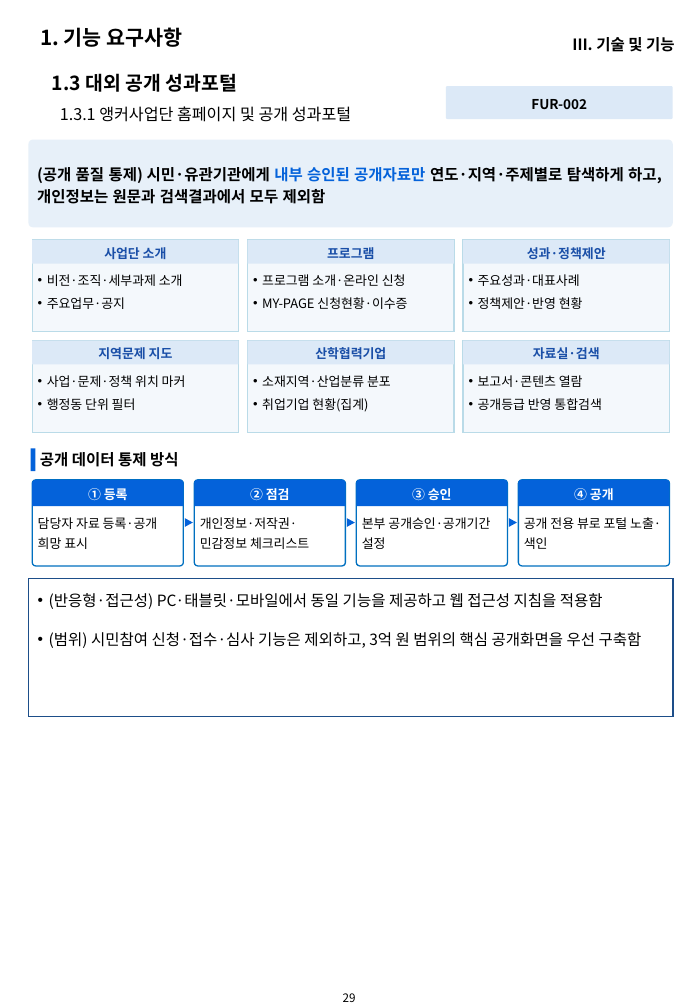
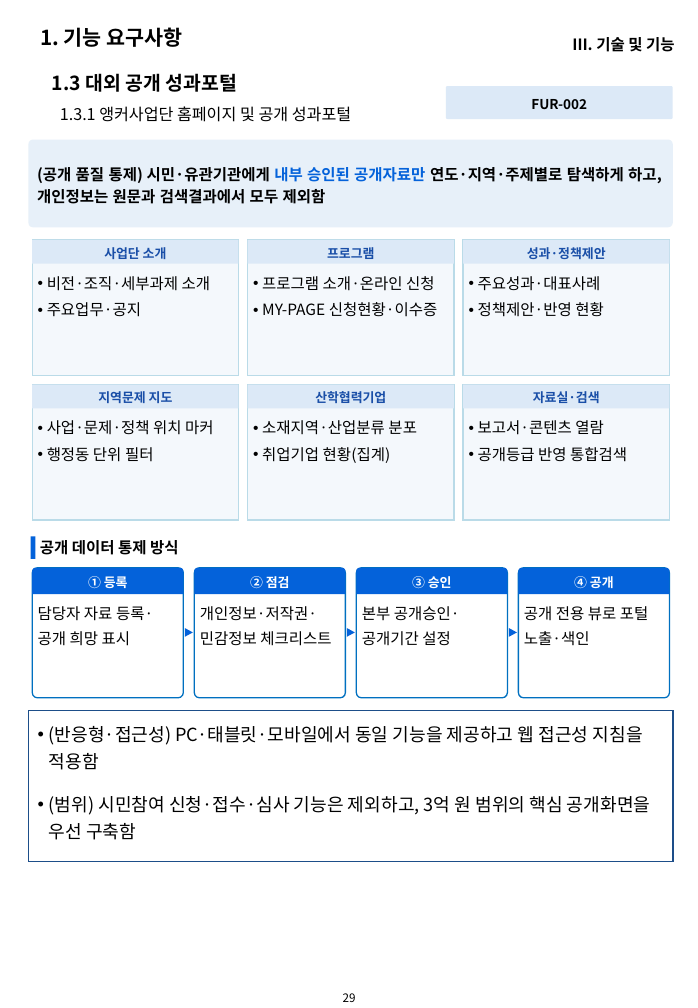
Before and after one commit to hwangsteeve-tech/hbjw, a slide deck: slide 29 of proposals/2026-10_pnu-ai-platform/pnu_proposal.pptx. Drawn at 698x1008 pixels with LibreOffice and Linux fonts; fonts in the diff are those of the drawing; background and template pictures are left out. Boxes give left, top, right and bottom in pixels: in the first picture for what was removed or moved away, otherwise in the second. Text is boxed around its words. In the diff, an @@ line names an element or a change of style, - is before the commit and + after.

```diff
--- a/proposals/2026-10_pnu-ai-platform/pnu_proposal.pptx
+++ b/proposals/2026-10_pnu-ai-platform/pnu_proposal.pptx
@@ rectangle: place and size @@
-rectangle at <box>33,240,239,331</box>
+rectangle at <box>33,240,239,376</box>
@@ rectangle: place and size @@
-rectangle at <box>248,240,454,331</box>
+rectangle at <box>248,240,454,376</box>
@@ rectangle: place and size @@
-rectangle at <box>463,240,670,331</box>
+rectangle at <box>463,240,670,376</box>
@@ rectangle: place and size @@
-rectangle at <box>33,341,239,432</box>
+rectangle at <box>33,384,239,520</box>
@@ rectangle: place and size @@
-rectangle at <box>248,341,454,432</box>
+rectangle at <box>248,384,454,520</box>
@@ 3 rectangles: place and size @@
-3 rectangles at <box>33,341,670,365</box>
+3 rectangles at <box>33,384,670,409</box>
@@ rectangle: place and size @@
-rectangle at <box>463,341,670,432</box>
+rectangle at <box>463,384,670,520</box>
@@ text "사업·문제·정책 위치 마커": place and size @@
-text "사업·문제·정책 위치 마커" at <box>47,375,186,410</box>
+text "사업·문제·정책 위치 마커" at <box>47,420,214,462</box>
@@ text "소재지역·산업분류 분포": place and size @@
-text "소재지역·산업분류 분포" at <box>262,375,391,412</box>
+text "소재지역·산업분류 분포" at <box>262,420,417,463</box>
@@ text "보고서·콘텐츠 열람": place and size @@
-text "보고서·콘텐츠 열람" at <box>478,375,601,410</box>
+text "보고서·콘텐츠 열람" at <box>478,420,627,462</box>
@@ rectangle: place and size @@
-rectangle at <box>31,449,35,471</box>
+rectangle at <box>31,536,35,558</box>
@@ 4 round same rects, 1 text: place and size @@
-4 round same rects, 1 text at <box>33,452,669,506</box>
+4 round same rects, 1 text at <box>33,540,669,594</box>
@@ rounded rectangle: place and size @@
-rounded rectangle at <box>33,480,183,567</box>
+rounded rectangle at <box>33,568,183,698</box>
@@ rounded rectangle: place and size @@
-rounded rectangle at <box>195,480,345,567</box>
+rounded rectangle at <box>195,568,345,698</box>
@@ rounded rectangle: place and size @@
-rounded rectangle at <box>356,480,507,567</box>
+rounded rectangle at <box>356,568,507,698</box>
@@ rounded rectangle: place and size @@
-rounded rectangle at <box>518,480,669,567</box>
+rounded rectangle at <box>518,568,669,698</box>
@@ text "담당자 자료 등록·공개 희망 표시": place and size @@
-text "담당자 자료 등록·공개 희망 표시" at <box>38,517,158,549</box>
+text "담당자 자료 등록·공개 희망 표시" at <box>38,606,153,646</box>
@@ text "개인정보·저작권·민감정보 체크리스트": place and size @@
-text "개인정보·저작권·민감정보 체크리스트" at <box>200,517,309,549</box>
+text "개인정보·저작권·민감정보 체크리스트" at <box>200,606,331,646</box>
@@ text "본부 공개승인·공개기간 설정": place and size @@
-text "본부 공개승인·공개기간 설정" at <box>362,517,490,549</box>
+text "본부 공개승인·공개기간 설정" at <box>362,606,460,645</box>
@@ size 10 to 12 pt in 10 elements at <box>47,276,211,317</box>, <box>262,276,438,317</box>, <box>478,276,604,317</box>, <box>47,420,214,462</box>, <box>262,420,417,463</box>, <box>478,420,627,462</box>, <box>38,606,153,646</box>, <box>200,606,331,646</box>, <box>362,606,460,645</box>, <box>524,606,649,645</box> @@
@@ text "공개 전용 뷰로 포털 노출·색인": place and size @@
-text "공개 전용 뷰로 포털 노출·색인" at <box>524,517,661,549</box>
+text "공개 전용 뷰로 포털 노출·색인" at <box>524,606,649,645</box>
@@ 3 triangles: place and size @@
-3 triangles at <box>184,518,517,527</box>
+3 triangles at <box>184,628,517,637</box>
@@ rectangle: place and size @@
-rectangle at <box>29,579,674,717</box>
+rectangle at <box>29,711,674,862</box>
@@ text "(반응형·접근성) PC·태블릿·모바일에서 동일 기능을 제공하고 ...": place and size @@
-text "(반응형·접근성) PC·태블릿·모바일에서 동일 기능을 제공하고 ..." at <box>49,593,642,648</box>
+text "(반응형·접근성) PC·태블릿·모바일에서 동일 기능을 제공하고 ..." at <box>49,726,651,840</box>
@@ text "(반응형·접근성) PC·태블릿·모바일에서 동일 기능을 제공하고 ..." at <box>49,726,651,840</box>: size 12 to 14 pt @@
```
Also in this commit, not shown: 61 other slides changed, 13 other files.
